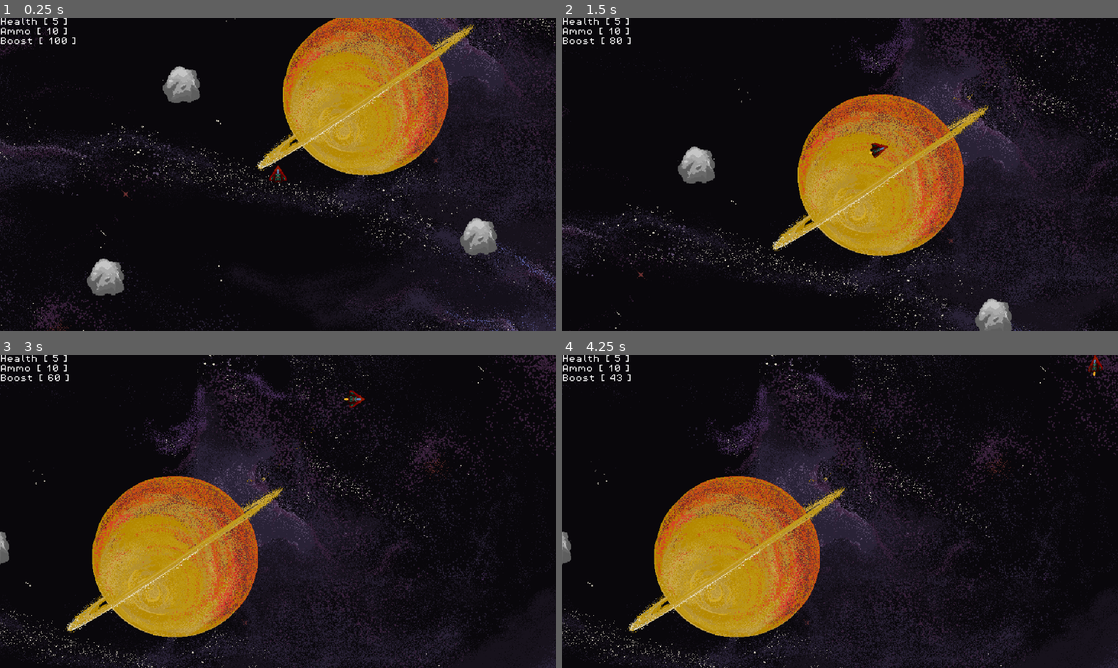
Above: before the commit, frames 1-4 (two rows, left to right).
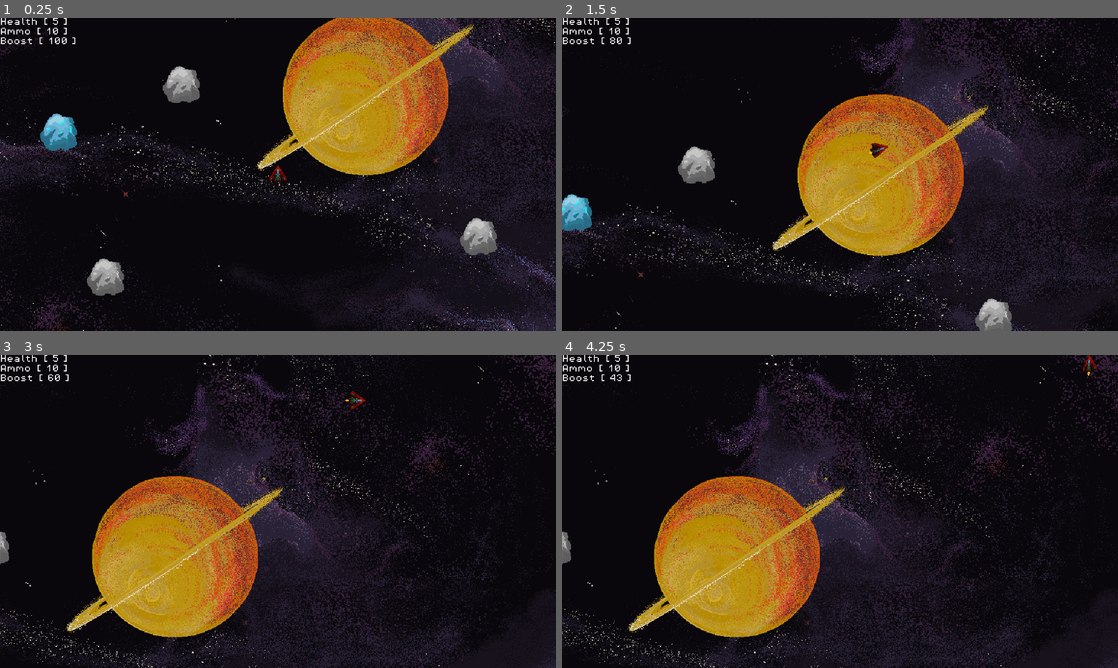
Above: after the commit, the same moments.

Repository: rylanharwood2/Adrift
Game: Godot game, scene res://scenes/game.tscn
Same seed, same stepped clock (60 frames per second), same inputs: the game is played once before the commit and once after it.
Inputs:
- Up to frame 1 (0.25 s): no input
- Up to frame 2 (1.5 s): tap Enter at 0.5 s; hold D (move_right) 0.53-1.28 s; hold Alt (boost) 0.53-1.28 s; hold Left (move_left) from 1.28 s (still down); tap Alt (boost) at 1.35 s
- Up to frame 3 (3 s): release Left (move_left) at 2.03 s; hold D (move_right) 2.03-2.78 s; hold Alt (boost) 2.03-2.78 s; tap Space (shoot) at 2.1 s; hold W (move_up) from 2.78 s (still down); tap Alt (boost) at 2.85 s
- Up to frame 4 (4.25 s): release W (move_up) at 3.53 s; hold Left (move_left) from 3.53 s (still down); hold Alt (boost) from 3.53 s (still down)

The runs differ from the first frame. In frame 1, 0.6% of the frame differs, in the area x 7-14%, y 30-43%; in frame 2, 0.5%; in frame 3, 0.1%; in frame 4, 0.1%.

Commit message:
Adds bg music and frozen asteroid

Diff:
--- a/default_bus_layout.tres
+++ b/default_bus_layout.tres
@@ -5,7 +5,7 @@
 bus/1/solo = false
 bus/1/mute = false
 bus/1/bypass_fx = false
-bus/1/volume_db = 0.0
+bus/1/volume_db = -10.9863
 bus/1/send = &"Master"
 bus/2/name = &"SFX"
 bus/2/solo = false
--- a/project.godot
+++ b/project.godot
@@ -23,6 +23,7 @@
 
 enemies=""
 player=""
+asteroid=""
 
 [input]
 
--- /dev/null
+++ b/scenes/frozen_asteroid.tscn
@@ -0,0 +1,72 @@
+[gd_scene load_steps=11 format=3 uid="uid://d1y4vwf7h4jbg"]
+
+[ext_resource type="Script" path="res://scripts/frozen_asteroid.gd" id="1_t45jo"]
+[ext_resource type="Texture2D" uid="uid://dapujo60xltqt" path="res://assets/sprites/AsteroidFrozen.png" id="2_xkxg0"]
+[ext_resource type="Texture2D" uid="uid://ddmo5ejpkiy7c" path="res://assets/sprites/AsteroidFrozenExplode.png" id="3_v7fev"]
+
+[sub_resource type="AtlasTexture" id="AtlasTexture_lxclc"]
+atlas = ExtResource("3_v7fev")
+region = Rect2(0, 0, 128, 128)
+
+[sub_resource type="AtlasTexture" id="AtlasTexture_0qxs6"]
+atlas = ExtResource("3_v7fev")
+region = Rect2(128, 0, 128, 128)
+
+[sub_resource type="AtlasTexture" id="AtlasTexture_h33yr"]
+atlas = ExtResource("3_v7fev")
+region = Rect2(256, 0, 128, 128)
+
+[sub_resource type="AtlasTexture" id="AtlasTexture_50al6"]
+atlas = ExtResource("3_v7fev")
+region = Rect2(384, 0, 128, 128)
+
+[sub_resource type="AtlasTexture" id="AtlasTexture_go72u"]
+atlas = ExtResource("3_v7fev")
+region = Rect2(512, 0, 128, 128)
+
+[sub_resource type="SpriteFrames" id="SpriteFrames_c8uix"]
+animations = [{
+"frames": [{
+"duration": 1.0,
+"texture": SubResource("AtlasTexture_lxclc")
+}, {
+"duration": 1.0,
+"texture": SubResource("AtlasTexture_0qxs6")
+}, {
+"duration": 1.0,
+"texture": SubResource("AtlasTexture_h33yr")
+}, {
+"duration": 1.0,
+"texture": SubResource("AtlasTexture_50al6")
+}, {
+"duration": 1.0,
+"texture": SubResource("AtlasTexture_go72u")
+}],
+"loop": false,
+"name": &"death",
+"speed": 8.2
+}, {
+"frames": [{
+"duration": 1.0,
+"texture": ExtResource("2_xkxg0")
+}],
+"loop": true,
+"name": &"default",
+"speed": 5.0
+}]
+
+[sub_resource type="CircleShape2D" id="CircleShape2D_4phru"]
+radius = 32.0
+
+[node name="FrozenAsteroid" type="StaticBody2D" groups=["asteroid"]]
+script = ExtResource("1_t45jo")
+
+[node name="AnimatedSprite2D" type="AnimatedSprite2D" parent="."]
+sprite_frames = SubResource("SpriteFrames_c8uix")
+animation = &"death"
+autoplay = "default"
+
+[node name="CollisionShape2D" type="CollisionShape2D" parent="."]
+shape = SubResource("CircleShape2D_4phru")
+
+[connection signal="animation_finished" from="AnimatedSprite2D" to="." method="_on_animated_sprite_2d_animation_finished"]
--- a/scenes/game.tscn
+++ b/scenes/game.tscn
@@ -9,6 +9,8 @@
 [ext_resource type="PackedScene" uid="uid://baf7exhdloebg" path="res://scenes/health_overlay_ui.tscn" id="7_sxbnq"]
 [ext_resource type="Texture2D" uid="uid://dlqd1nlksxyg5" path="res://assets/sprites/testboss2.png" id="8_mbx16"]
 [ext_resource type="PackedScene" uid="uid://cepyg8irkh4ah" path="res://scenes/gray_asteroid.tscn" id="9_bkh4i"]
+[ext_resource type="PackedScene" uid="uid://d1y4vwf7h4jbg" path="res://scenes/frozen_asteroid.tscn" id="10_3u7ti"]
+[ext_resource type="AudioStream" uid="uid://c003c4cxqh6jg" path="res://assets/sfx/The Son of Flynn (From ＂TRON： Legacy＂⧸Score).wav" id="11_tctk4"]
 
 [sub_resource type="RectangleShape2D" id="RectangleShape2D_4j1mg"]
 size = Vector2(26.2023, 0.956628)
@@ -113,5 +115,13 @@
 [node name="gray_asteroid3" parent="physics_bodies" instance=ExtResource("9_bkh4i")]
 position = Vector2(-167, -155)
 
+[node name="FrozenAsteroid" parent="physics_bodies" instance=ExtResource("10_3u7ti")]
+position = Vector2(-379, -73)
+
+[node name="AudioStreamPlayer" type="AudioStreamPlayer" parent="."]
+stream = ExtResource("11_tctk4")
+autoplay = true
+bus = &"Music"
+
 [connection signal="start_game" from="HUD" to="." method="new_game"]
 [connection signal="timeout" from="enemy_spawn_points/spawn_timer" to="." method="_on_timer_timeout"]
--- a/scenes/suicune_enemy.tscn
+++ b/scenes/suicune_enemy.tscn
@@ -370,6 +370,7 @@
 shape = SubResource("CapsuleShape2D_rrwbv")
 
 [connection signal="ready" from="." to="." method="_on_ready"]
+[connection signal="animation_finished" from="AnimatedSprite2D" to="." method="_on_animated_sprite_2d_animation_finished"]
 [connection signal="timeout" from="flash_timer" to="." method="_on_flash_timer_timeout"]
 [connection signal="timeout" from="ShootSpeed" to="." method="_on_timer_timeout"]
 [connection signal="body_entered" from="Area2D" to="." method="_on_area_2d_body_entered"]
--- a/scripts/bullet.gd
+++ b/scripts/bullet.gd
@@ -16,6 +16,11 @@
 		else:
 			body.health -= 1
 		body.flash()
+
+	if body.is_in_group("asteroid"):
+		body.play_death()
+
+	if !body.is_in_group("player"):
 		queue_free()
 
 
--- a/scripts/enemy.gd
+++ b/scripts/enemy.gd
@@ -75,3 +75,8 @@
 
 func _on_flash_timer_timeout() -> void:
 	$AnimatedSprite2D.material.set_shader_parameter("flash_modifier", 0)
+
+
+func _on_animated_sprite_2d_animation_finished() -> void:
+	if $AnimatedSprite2D.animation == "death":
+		queue_free()
--- /dev/null
+++ b/scripts/frozen_asteroid.gd
@@ -0,0 +1,19 @@
+extends StaticBody2D
+
+
+func play_death() -> void:
+	$AnimatedSprite2D.play("death")
+
+# Called when the node enters the scene tree for the first time.
+func _ready() -> void:
+	pass # Replace with function body.
+
+
+# Called every frame. 'delta' is the elapsed time since the previous frame.
+func _process(delta: float) -> void:
+	pass
+
+
+func _on_animated_sprite_2d_animation_finished() -> void:
+	if $AnimatedSprite2D.animation == "death":
+		queue_free()
--- a/scripts/game.gd
+++ b/scripts/game.gd
@@ -8,7 +8,6 @@
 
 func new_game():
 	$HUD.show_message("")#Welcome to the \nThunderdome!!")
-
 
 
 func wave_spawner():
--- a/scripts/player.gd
+++ b/scripts/player.gd
@@ -12,7 +12,7 @@
 @export var flame_on_counter : int = 0
 @export var idle_couter : int = 0
 
-@export var acceleration: float = 90.0  	## Acceleration while pressing forward
+@export var acceleration: float = 9.0  	## Acceleration while pressing forward
 @export var max_speed: float = 200.0      	## Maximum speed the spaceship can reach
 @export var friction: float = 0.99        	## Friction for gradual slowdown
 @export var rotation_speed: float = 2    	## Rotation speed when pressing a side input
@@ -21,6 +21,7 @@
 
 const SPEED = 8000.0
 
+var boost_acceleration = acceleration * 2.5
 var bullet_type = ""
 var holding_direction = ""
 var is_colliding: bool = false
@@ -51,7 +52,7 @@
 # boooooooooost
 func boost() -> void:
 	if boost_meter > 0:
-		velocity += (rotation_direction * acceleration * 0.25)
+		velocity += (rotation_direction * boost_acceleration)
 		boost_meter -= 0.4
 	if (velocity.length() > max_speed):
 		velocity = velocity.normalized() * max_speed
@@ -99,17 +100,17 @@
 
 	rotation_direction = Vector2(1, 0).rotated(rotation)
 
+	if directional_input == -1:
+		rotation_degrees -= rotation_speed
+	if directional_input == 1:
+		rotation_degrees += rotation_speed
+
 	if forward_input:
-		velocity += (rotation_direction * acceleration * delta)
+		velocity += (rotation_direction * acceleration)
 		if (velocity.length() > max_speed):
 			velocity = velocity.normalized() * max_speed
 	elif !forward_input:
 		velocity *= friction
-
-	if directional_input == -1:
-		rotation_degrees -= rotation_speed
-	if directional_input == 1:
-		rotation_degrees += rotation_speed
 
 	play_tilting_animation()
 	play_flame_amimation()
Not shown, added: assets/sfx/The Son of Flynn (From ＂TRON： Legacy＂⧸Score).wav.import
Binary file added: assets/sprites/AsteroidFrozen.png
Not shown, added: assets/sprites/AsteroidFrozen.png.import
Binary file added: assets/sprites/AsteroidFrozenExplode.png
Not shown, added: assets/sprites/AsteroidFrozenExplode.png.import
Not shown: 1 places in scenes/game.tscn that only renumber resources
Not shown, added: assets/sfx/The Son of Flynn (From ＂TRON： Legacy＂⧸Score).wav
